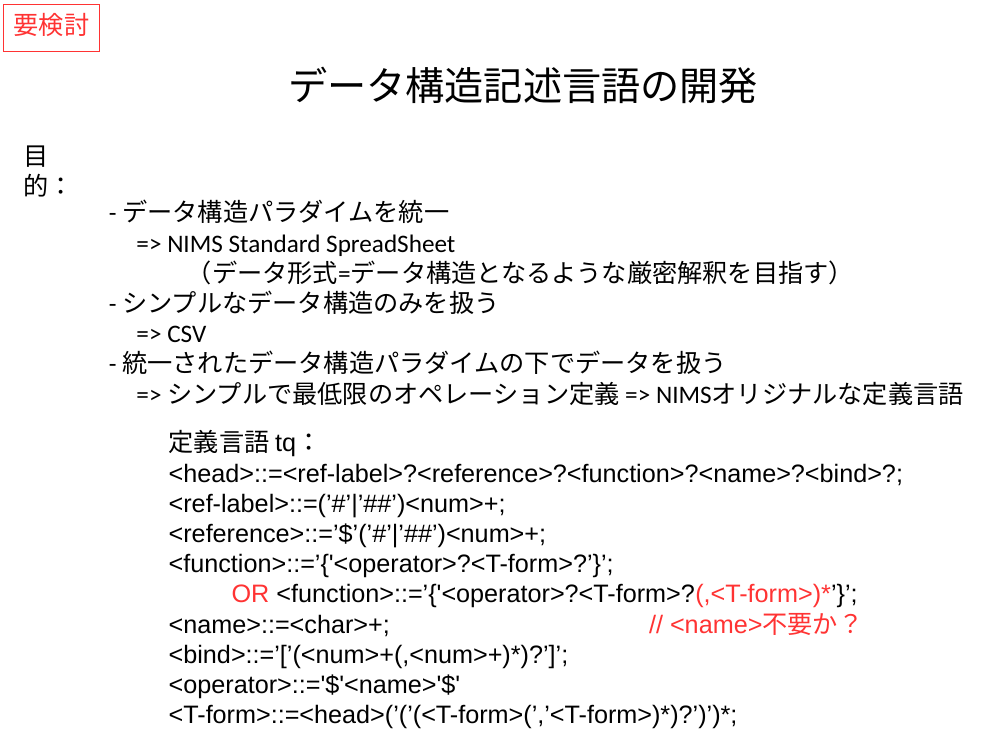
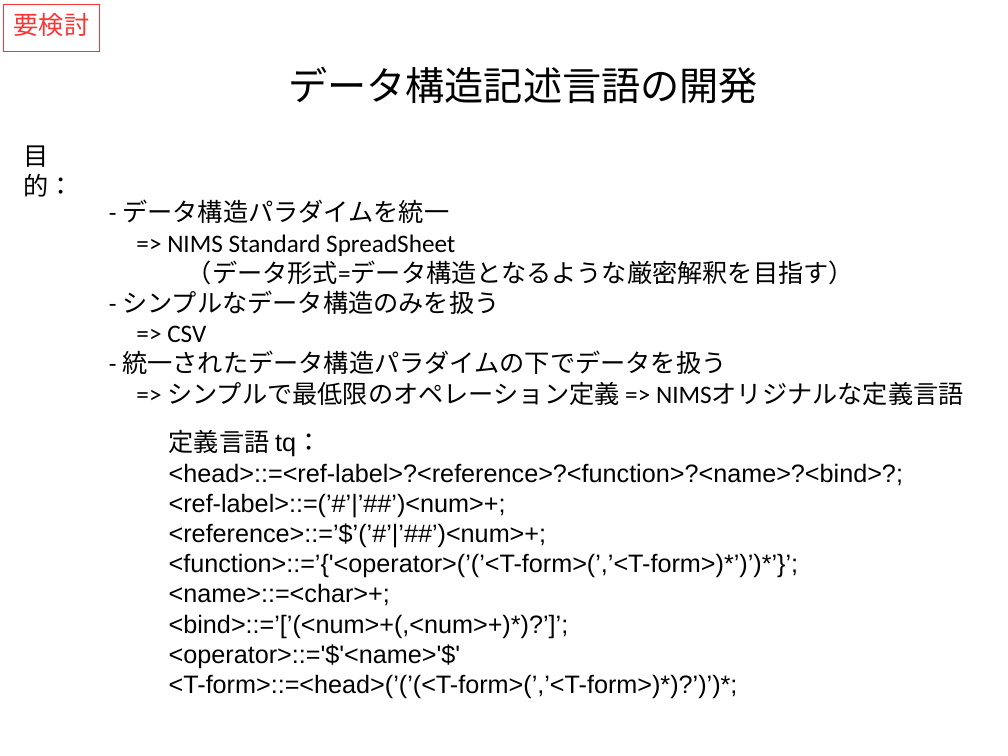
Before and after one commit to kouamano/RECURSIVE-SYSTEM, a slide deck: slide 1 of Document/tq_op_example.odp. Drawn at 1008x756 pixels with LibreOffice and Linux fonts; fonts in the diff are those of the drawing. Boxes give left, top, right and bottom in pixels: in the first picture for what was removed or moved away, otherwise in the second. Text is boxed around its words. In the diff, an @@ line names an element or a change of style, - is before the commit and + after.

```diff
--- a/Document/tq_op_example.odp
+++ b/Document/tq_op_example.odp
@@ text at [169, 553, 799, 606]: text changed @@
-<function>::=’{'<operator>?<T-form>?’}’;
-OR <function>::=’{'<operator>?<T-form>?(,<T-form>)*’}’;
-<name>::=<char>+; // <name>不要か？
+<function>::=’{'<operator>(’(’<T-form>(’,’<T-form>)*’)’)*’}’;
+<name>::=<char>+;
```
Also in this commit, not shown: 3 other slides changed, 1 other file.
